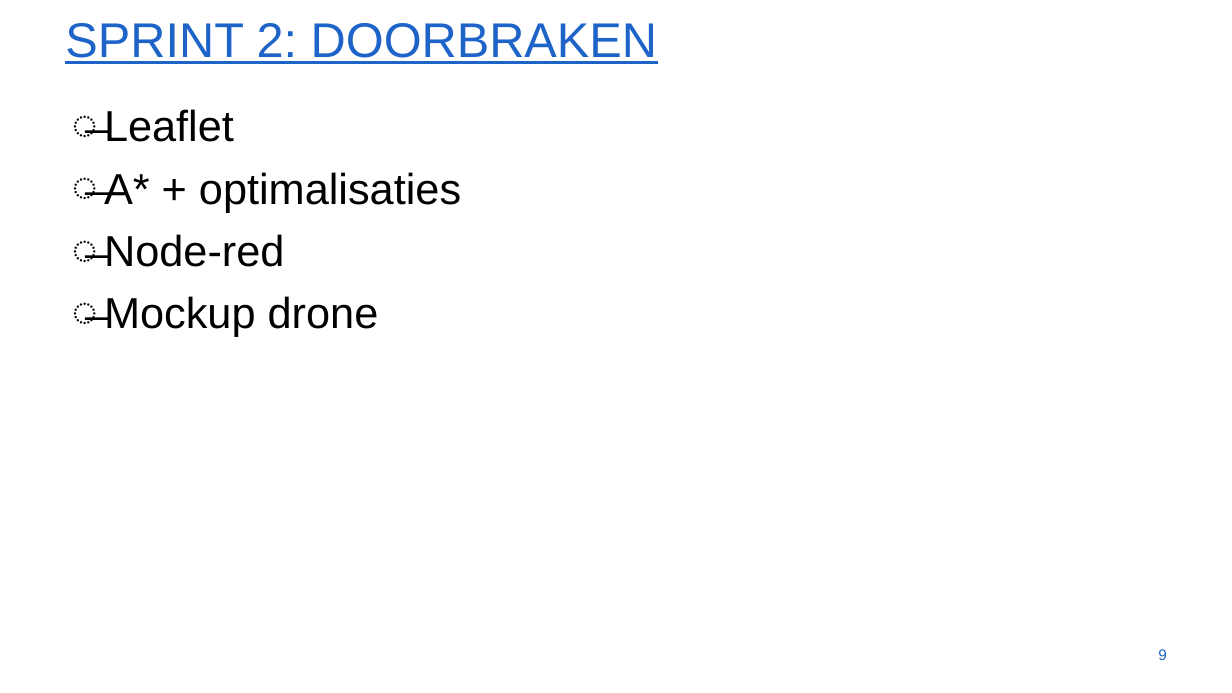
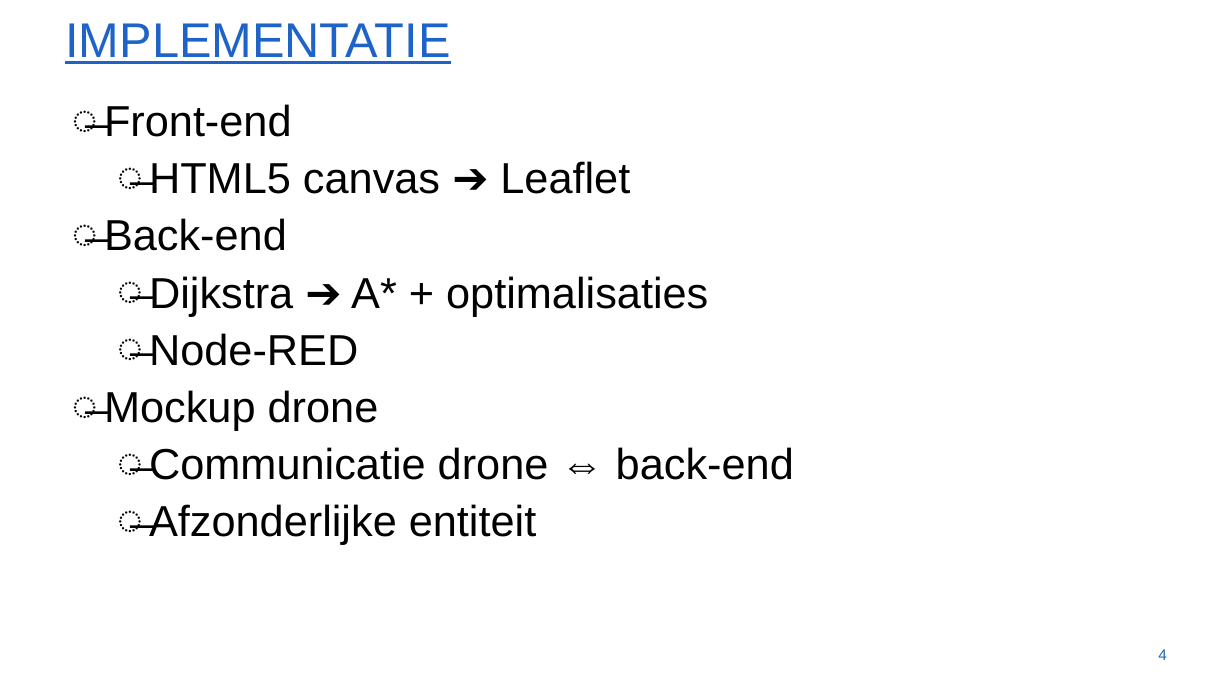
Before and after one commit to WouterStemgee/inventory-management-system-autonomous-drones, a slide deck: slide 4 of presentaties/EindPresentatie.pptx (slide 9 before the commit). Drawn at 1232x693 pixels with LibreOffice and Linux fonts; fonts in the diff are those of the drawing; background and template pictures are left out. Boxes give left, top, right and bottom in pixels: in the first picture for what was removed or moved away, otherwise in the second. Text is boxed around its words. In the diff, an @@ line names an element or a change of style, - is before the commit and + after.

```diff
--- a/presentaties/EindPresentatie.pptx
+++ b/presentaties/EindPresentatie.pptx
@@ title at <box>65,23,450,64</box>: text changed @@
-SPRINT 2: DOORBRAKEN
+IMPLEMENTATIE
@@ text at <box>104,104,708,366</box>: text changed @@
-̶ Leaflet
-̶ A* + optimalisaties
-̶ Node-red
+̶ Front-end
+  ̶ HTML5 canvas ➔ Leaflet
+̶ Back-end
+  ̶ Dijkstra ➔ A* + optimalisaties
+  ̶ Node-RED
@@ text at <box>104,390,379,430</box>: line spacing 1.2 to 1.1 @@
@@ text at <box>149,447,794,545</box>: paragraphs added @@
+  ̶ Communicatie drone ⇔ back-end
+  ̶ Afzonderlijke entiteit
@@ page number at <box>1158,649,1167,660</box>: text changed @@
-9
+4
```
Also in this commit, not shown: 5 other slides changed, 12 slides added, 6 slides removed.
